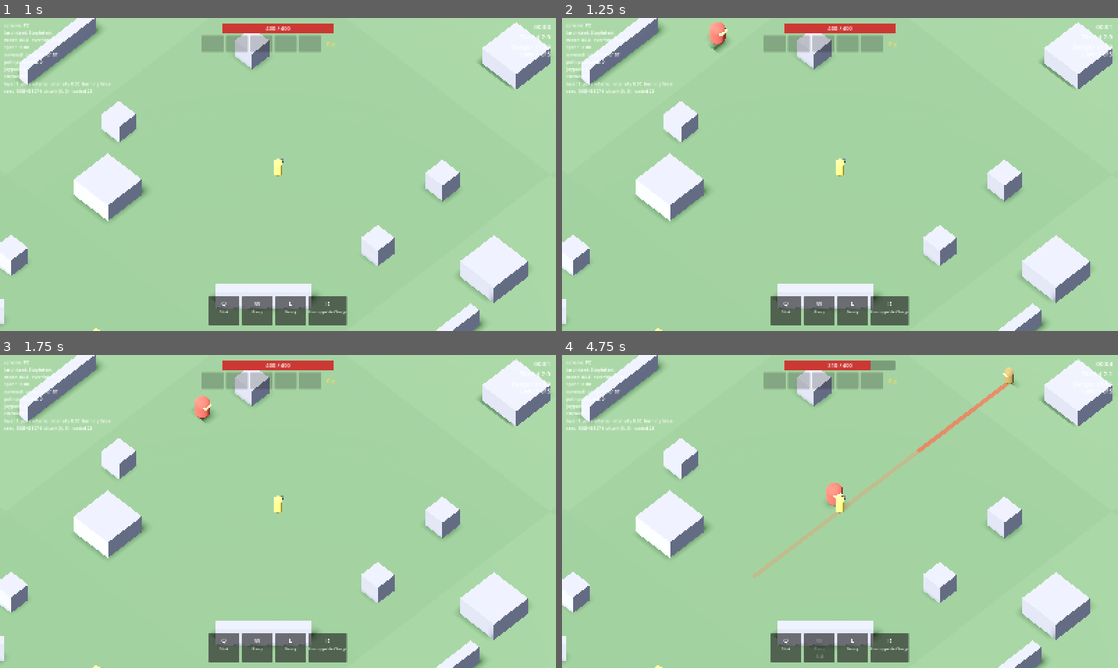
Above: before the commit, frames 1-4 (two rows, left to right).
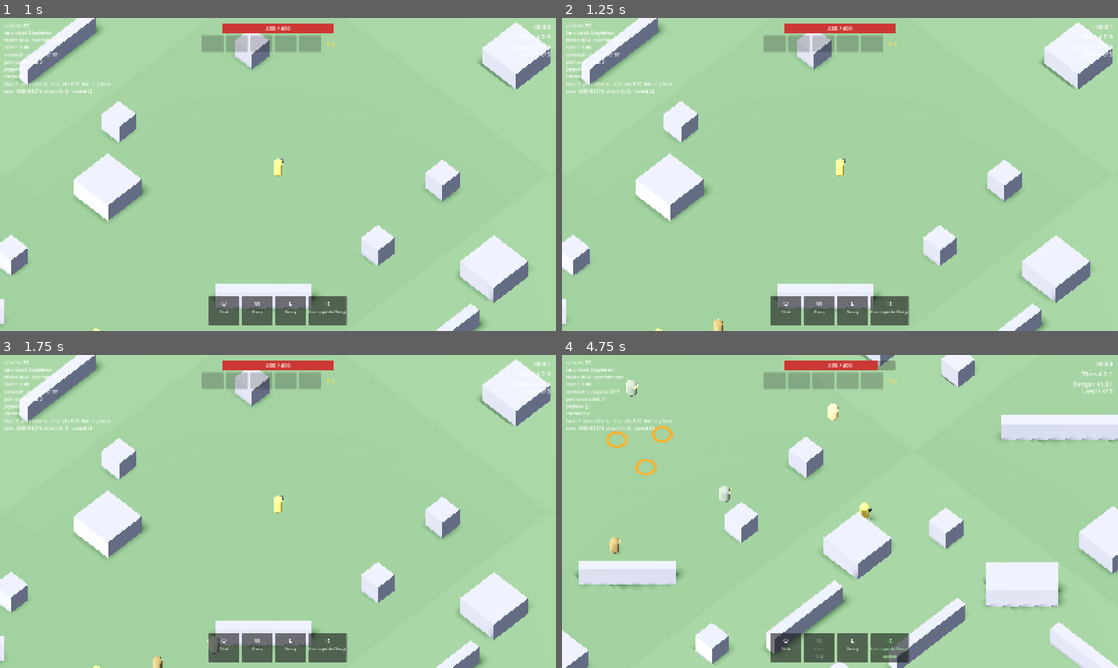
Above: after the commit, the same moments.

Repository: Ahadwen/Escape-v2
Game: Godot game, scene res://world/levels/level.tscn
Same seed, same stepped clock (60 frames per second), same inputs: the game is played once before the commit and once after it.
Inputs (mouse positions are in pixels of both pictures, inside the frame that each line leads up to):
- Up to frame 1 (1 s): tap Enter at 0.5 s; move the mouse to (400, 158) at 0.52 s; tap S (stop) at 0.6 s; click (400, 158) at 0.67 s
- Up to frame 2 (1.25 s): no input
- Up to frame 3 (1.75 s): drag from (166, 527) to (250, 574) at 1.27 s
- Up to frame 4 (4.75 s): move the mouse to (895, 442) at 2.02 s; tap W (ability_2) at 2.1 s; click (895, 442) at 2.17 s; tap S (stop) at 2.3, 3.8 s; drag from (812, 574) to (673, 464) at 2.77 s; move the mouse to (1006, 558) at 3.52 s; tap R (ability_4) at 3.6 s; click (1006, 558) at 3.67 s; drag from (673, 464) to (756, 433) at 4.27 s

Frame 1 is identical in both runs. In frame 2, 0.3% of the frame differs, in the area x 26-30%, y 1-100%; in frame 3, 0.3%; in frame 4, 25%, in the area x 0-100%, y 0-100%.

Commit message:
Shamblers become a steady ambient supply outside the hunt
ThreatProfile ambient_* settings: the director keeps 2 Shamblers around
(+0.5 per threat, up to 4), topping up every 2.5 s. They don't count toward
the hunter field size, budget or one-of-each rule. Enemies already collide
with each other, so Shamblers body-block hunters. Shambler strike damage 30.

Co-Authored-By: Claude Opus 5.5 <noreply@anthropic.com>
Claude-Session: https://claude.ai/code/session_01MK2ViG6yW215fERvVJH3QP

Diff:
--- a/director/data/hunt.tres
+++ b/director/data/hunt.tres
@@ -11,13 +11,6 @@
 [ext_resource type="Resource" path="res://enemies/data/hunters/assassin.tres" id="h_assassin"]
 [ext_resource type="Resource" path="res://enemies/data/hunters/broodmother.tres" id="h_broodmother"]
 [ext_resource type="Resource" path="res://enemies/data/hunters/artillerist.tres" id="h_artillerist"]
-
-[sub_resource type="Resource" id="Entry_shambler"]
-script = ExtResource("entry")
-enemy = ExtResource("h_shambler")
-weight = 2.0
-min_threat = 0.0
-max_threat = 3.5
 
 [sub_resource type="Resource" id="Entry_brute"]
 script = ExtResource("entry")
@@ -93,4 +86,9 @@
 max_alive_start = 2
 max_alive_per_threat = 0.5
 max_alive_cap = 5
-entries = Array[ExtResource("entry")]([SubResource("Entry_shambler"), SubResource("Entry_brute"), SubResource("Entry_spinner"), SubResource("Entry_harpooner"), SubResource("Entry_gunslinger"), SubResource("Entry_trapper"), SubResource("Entry_assassin"), SubResource("Entry_broodmother"), SubResource("Entry_artillerist")])
+ambient_enemy = ExtResource("h_shambler")
+ambient_count = 2
+ambient_per_threat = 0.5
+ambient_cap = 4
+ambient_interval = 2.5
+entries = Array[ExtResource("entry")]([SubResource("Entry_brute"), SubResource("Entry_spinner"), SubResource("Entry_harpooner"), SubResource("Entry_gunslinger"), SubResource("Entry_trapper"), SubResource("Entry_assassin"), SubResource("Entry_broodmother"), SubResource("Entry_artillerist")])
--- a/director/threat_director.gd
+++ b/director/threat_director.gd
@@ -29,6 +29,9 @@
 ## Id of the last enemy to leave (not re-picked straight away).
 var _last_departed: StringName = &""
 var _far_check_timer: float = FAR_CHECK_INTERVAL
+## The ambient supply (Shamblers): tracked apart from the hunt.
+var _ambient: Array[Enemy] = []
+var _ambient_timer: float = 0.0
 
 
 func start(level: int = 0) -> void:
@@ -39,6 +42,7 @@
 	elapsed = 0.0
 	threat = profile.threat_at(0.0)
 	_spawn_timer = profile.initial_delay
+	_ambient_timer = profile.initial_delay
 	running = true
 	threat_changed.emit(threat)
 
@@ -61,6 +65,7 @@
 			if enemy != null:
 				enemy.despawn()
 		_alive.clear()
+		_ambient.clear()
 
 
 ## Debug builds: F2 spawns the next enemy type from the profile near the
@@ -100,6 +105,10 @@
 	if _far_check_timer <= 0.0:
 		_far_check_timer = FAR_CHECK_INTERVAL
 		_despawn_far_enemies()
+	_ambient_timer -= delta
+	if _ambient_timer <= 0.0:
+		_ambient_timer = profile.ambient_interval
+		_top_up_ambient()
 	_spawn_timer -= delta
 	if _spawn_timer <= 0.0:
 		_spawn_timer = profile.spawn_interval_for(threat)
@@ -129,14 +138,34 @@
 
 
 func _spawn(entry: SpawnEntry, point: Vector3) -> void:
+	var enemy: Enemy = _create(entry.enemy, point)
+	enemy.despawned.connect(_on_enemy_despawned)
+	add_child(enemy)
+	_alive.append(enemy)
+
+
+## Spawns one ambient enemy if there are fewer than the target.
+func _top_up_ambient() -> void:
+	for i: int in range(_ambient.size() - 1, -1, -1):
+		if not is_instance_valid(_ambient[i]) or _ambient[i].is_despawning():
+			_ambient.remove_at(i)
+	if _ambient.size() >= profile.ambient_target_for(threat):
+		return
+	var point: Variant = _find_spawn_point()
+	if point == null:
+		return
+	var enemy: Enemy = _create(profile.ambient_enemy, point)
+	add_child(enemy)
+	_ambient.append(enemy)
+
+
+func _create(data: EnemyData, point: Vector3) -> Enemy:
 	var enemy: Enemy = enemy_scene.instantiate() as Enemy
-	enemy.data = theme.enemy_for(entry.enemy, randf()) if theme != null else entry.enemy
+	enemy.data = theme.enemy_for(data, randf()) if theme != null else data
 	enemy.damage_multiplier = profile.damage_multiplier_for(threat)
 	enemy.speed_multiplier = profile.speed_multiplier_for(threat)
 	enemy.position = point
-	enemy.despawned.connect(_on_enemy_despawned)
-	add_child(enemy)
-	_alive.append(enemy)
+	return enemy
 
 
 func _find_spawn_point() -> Variant:
--- a/director/threat_profile.gd
+++ b/director/threat_profile.gd
@@ -57,6 +57,20 @@
 @export_group("Enemies")
 @export var entries: Array[SpawnEntry] = []
 
+@export_group("Ambient")
+## A steady background supply (Shamblers) kept topped up alongside the hunt.
+## They don't count toward the field size, threat budget or the one-of-each
+## rule, and they physically get in the hunters' way. Null = none.
+@export var ambient_enemy: EnemyData
+## How many to keep around at the level's starting threat ...
+@export var ambient_count: int = 0
+## ... plus this many per point of threat above it ...
+@export var ambient_per_threat: float = 0.0
+## ... up to this.
+@export var ambient_cap: int = 0
+## Seconds between topping-up spawns.
+@export var ambient_interval: float = 2.5
+
 ## Which level (0-based) the curve is for. Set by the director.
 var level: int = 0
 
@@ -95,6 +109,14 @@
 	return mini(max_alive_start + floori(extra), max_alive_cap)
 
 
+## How many ambient enemies to keep around at this threat.
+func ambient_target_for(threat: float) -> int:
+	if ambient_enemy == null:
+		return 0
+	var extra: float = maxf(threat - level_start_threat(), 0.0) * ambient_per_threat
+	return mini(ambient_count + floori(extra), maxi(ambient_cap, ambient_count))
+
+
 func spawn_interval_for(threat: float) -> float:
 	if threat <= 0.0:
 		return base_spawn_interval
--- a/enemies/data/hunters/shambler.tres
+++ b/enemies/data/hunters/shambler.tres
@@ -16,7 +16,7 @@
 angle_degrees = 100.0
 wind_up = 0.35
 recovery = 0.4
-damage = 45.0
+damage = 30.0
 
 [resource]
 script = ExtResource("hunter")
--- a/tests/sim/run_away_sim.gd
+++ b/tests/sim/run_away_sim.gd
@@ -65,6 +65,12 @@
 				entry.max_threat = 0.0
 				kept.append(entry)
 		hunt.entries = kept
+		# The ambient Shamblers only when asked for by name.
+		if hunt.ambient_enemy == null or hunt.ambient_enemy.id != _only:
+			hunt.ambient_enemy = null
+		else:
+			hunt.ambient_count = 1
+			hunt.ambient_cap = 1
 		hunt.max_alive_start = 1
 		hunt.max_alive_cap = 1
 	_start_run.call_deferred()
--- a/tests/unit/enemies/test_hunters.gd
+++ b/tests/unit/enemies/test_hunters.gd
@@ -11,6 +11,7 @@
 const AmbushScript := preload("res://enemies/hunters/abilities/ambush_ability.gd")
 
 const DT: float = 1.0 / 60.0
+const HUNT_PATH: String = "res://director/data/hunt.tres"
 
 
 func _entry(id: StringName, min_threat: float, max_threat: float) -> SpawnEntry:
@@ -125,7 +126,7 @@
 
 
 func test_hunt_roster_has_every_hunter() -> void:
-	var hunt: ThreatProfile = load("res://director/data/hunt.tres") as ThreatProfile
+	var hunt: ThreatProfile = _hunt()
 	var ids: Array[StringName] = []
 	for entry: SpawnEntry in hunt.entries:
 		ids.append(entry.enemy.id)
@@ -150,3 +151,18 @@
 	var point: Vector3 = ambush.flank_point(Vector3.ZERO, Vector3(8, 0, 0), 1.0)
 	assert_almost_eq(point.x, ambush.flank_ahead, 0.01)
 	assert_almost_eq(absf(point.z), ambush.flank_side, 0.01)
+
+
+func test_shamblers_are_an_ambient_supply_not_hunt_entries() -> void:
+	var hunt: ThreatProfile = _hunt()
+	assert_not_null(hunt.ambient_enemy)
+	assert_eq(hunt.ambient_enemy.id, &"shambler")
+	for entry: SpawnEntry in hunt.entries:
+		assert_ne(entry.enemy.id, &"shambler", "shambler isn't in the hunter roster")
+	var start: float = hunt.level_start_threat()
+	assert_eq(hunt.ambient_target_for(start), hunt.ambient_count)
+	assert_eq(hunt.ambient_target_for(start + 100.0), hunt.ambient_cap)
+
+
+func _hunt() -> ThreatProfile:
+	return load(HUNT_PATH) as ThreatProfile
Not shown, changed: design/HUNTERS.md
